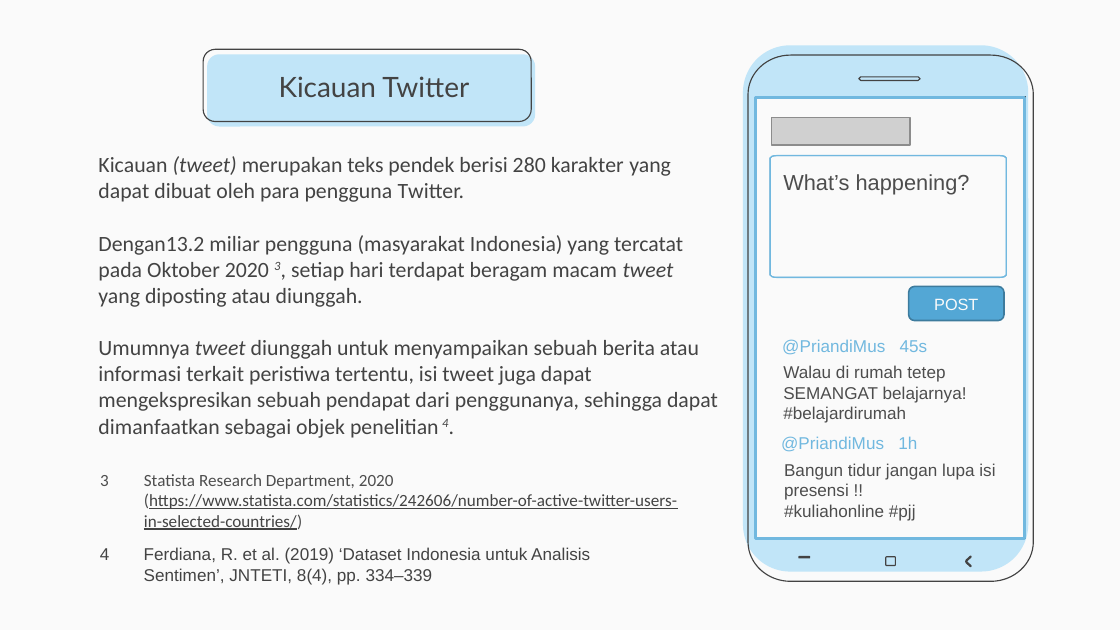
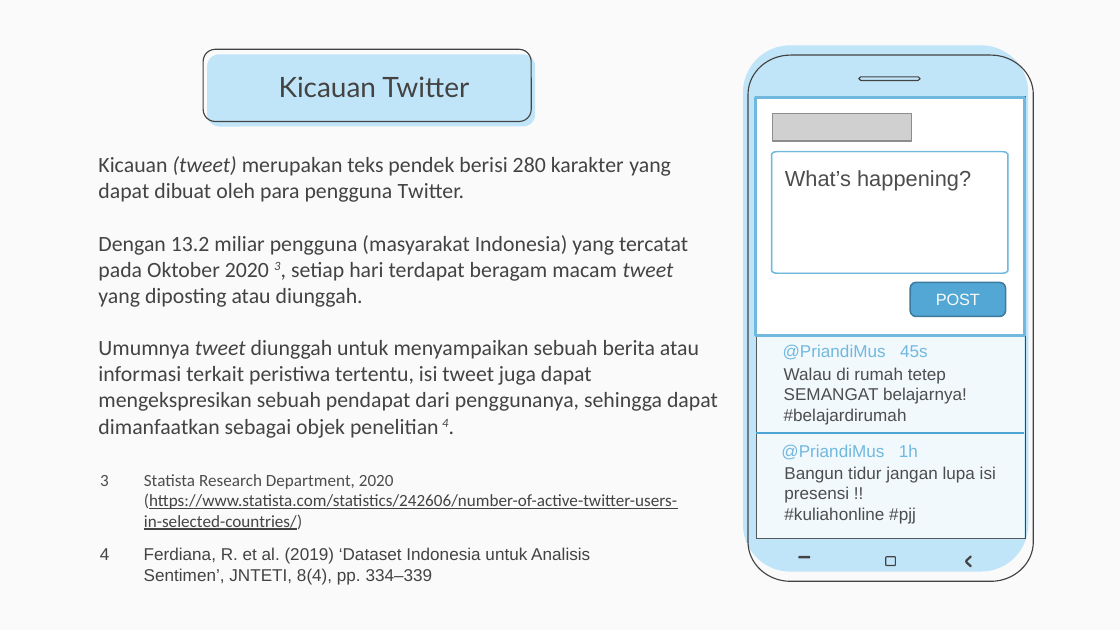
Before and after one commit to muspriandi/TextMining-SentimentAnalysis, a slide deck: slide 9 of Dokumen TA/1711501559-Presentasi.pptx. Drawn at 1120x630 pixels with LibreOffice and Linux fonts; fonts in the diff are those of the drawing; grey boxes stand for pictures. Boxes give left, top, right and bottom in pixels: in the first picture for what was removed or moved away, otherwise in the second. Text is boxed around its words. In the diff, an @@ line names an element or a change of style, - is before the commit and + after.

```diff
--- a/Dokumen TA/1711501559-Presentasi.pptx
+++ b/Dokumen TA/1711501559-Presentasi.pptx
@@ rectangle removed at box(756, 97, 1025, 538) @@
@@ rectangle added at box(756, 97, 1025, 335), fill #FFFFFF, outline #71B8DF 2 pt @@
@@ 1 picture, 1 text, 1 freeform shape: place and size @@
-1 picture, 1 text, 1 freeform shape at box(771, 118, 1007, 278)
+1 picture, 1 text, 1 freeform shape at box(772, 114, 1008, 273)
@@ subtitle at box(98, 235, 688, 307): spaces changed @@
-Dengan13.2 miliar pengguna (masyarakat Indonesia) yang tercatat pada Oktober 2020 3, setiap hari terdapat beragam macam tweet yang diposting atau diunggah.
+Dengan 13.2 miliar pengguna (masyarakat Indonesia) yang tercatat pada Oktober 2020 3, setiap hari terdapat beragam macam tweet yang diposting atau diunggah.
@@ rounded rectangle "POST": place and size @@
-rounded rectangle "POST" at box(908, 287, 1004, 320)
+rounded rectangle "POST" at box(911, 282, 1006, 316)
@@ line added from (756, 334) to (1025, 334), #4EA4D3 0.75 pt @@
@@ rectangle added at box(757, 334, 1025, 538), fill #F1F9FD @@
@@ text "@PriandiMus 45s": place and size @@
-text "@PriandiMus 45s" at box(782, 339, 928, 355)
+text "@PriandiMus 45s" at box(783, 344, 928, 360)
@@ line added from (756, 433) to (1025, 433), #4EA4D3 0.75 pt @@
@@ text "@PriandiMus 1h": place and size @@
-text "@PriandiMus 1h" at box(781, 436, 917, 452)
+text "@PriandiMus 1h" at box(781, 444, 918, 460)
```
Also in this commit, not shown: 8 other slides changed, 2 other files.
